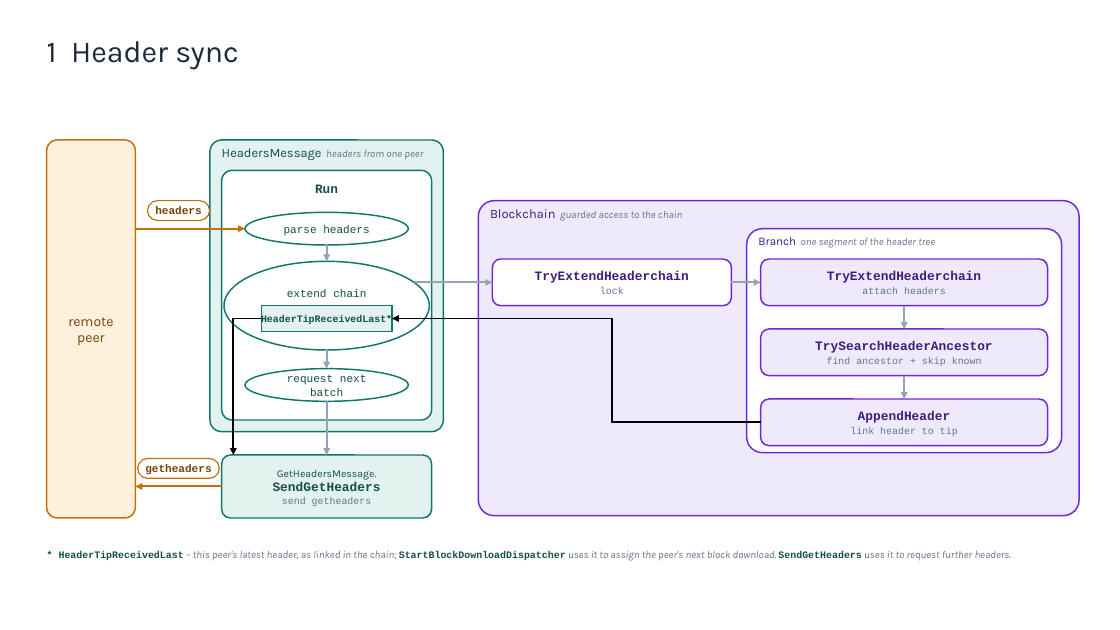
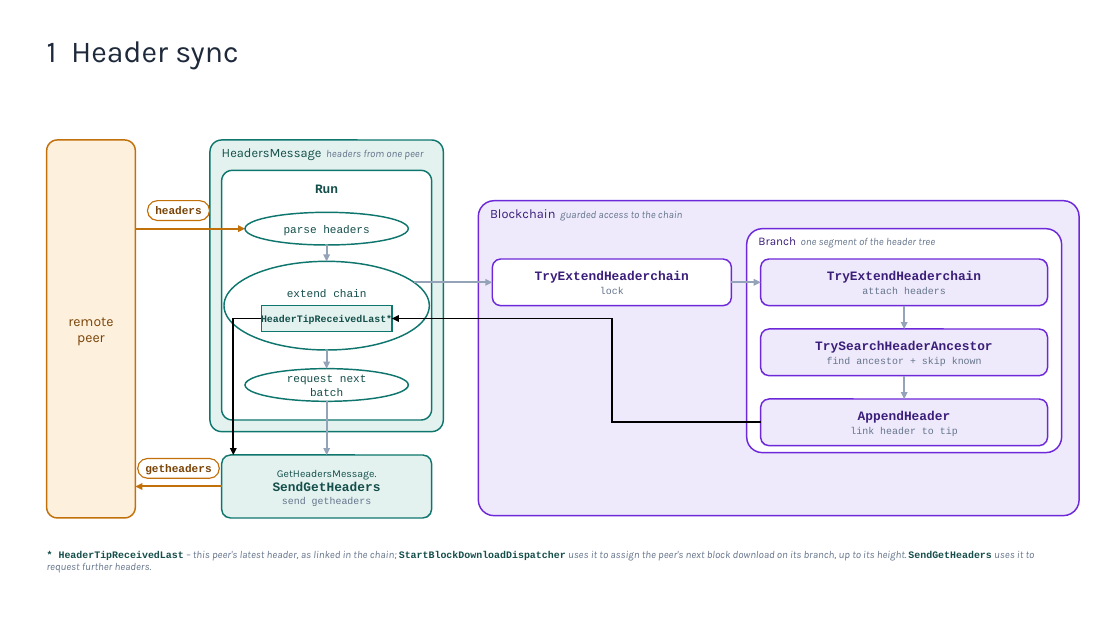
Before and after one commit to BusinessChain/BTokenCore, a slide deck: slide 3 of Docs/BToken-Sync-Flow.pptx. Drawn at 1120x630 pixels with LibreOffice and Linux fonts; fonts in the diff are those of the drawing. Boxes give left, top, right and bottom in pixels: in the first picture for what was removed or moved away, otherwise in the second. Text is boxed around its words. In the diff, an @@ line names an element or a change of style, - is before the commit and + after.

```diff
--- a/Docs/BToken-Sync-Flow.pptx
+++ b/Docs/BToken-Sync-Flow.pptx
@@ text at (x1=47, y1=551, x2=1035, y2=573): text changed @@
-* HeaderTipReceivedLast – this peer's latest header, as linked in the chain; StartBlockDownloadDispatcher uses it to assign the peer's next block download. SendGetHeaders uses it to request further headers.
+* HeaderTipReceivedLast – this peer's latest header, as linked in the chain; StartBlockDownloadDispatcher uses it to assign the peer's next block download on its branch, up to its height. SendGetHeaders uses it to request further headers.
```
Also in this commit, not shown: 2 other files.
